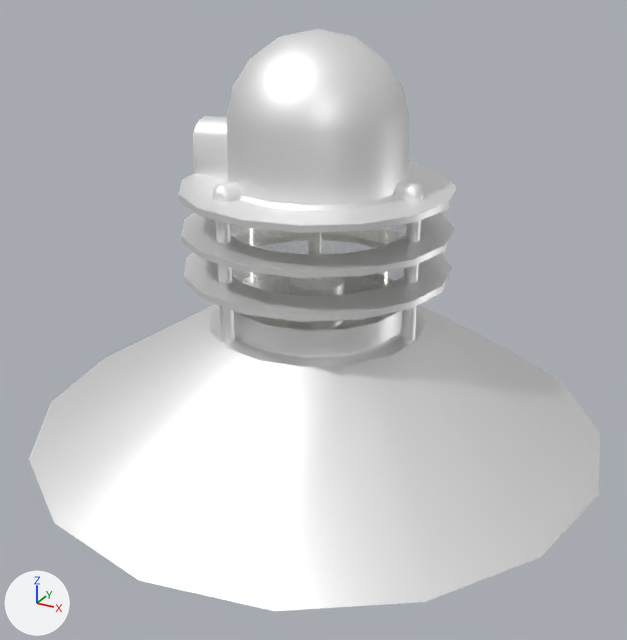
One commit to the glTF model GLBFiles/Beleuchtung/Lampen/Nyhavn_Park.glb: the scene before it, then after it.
Camera for both pictures: a 50 mm lens placed at (0.663, -0.919, 0.236), pointed at (0.174, -0.031, -0.208). Arrows for +X, +Y and +Z are at lower left; the lights stay in place. The picture after the commit comes second. Where no turn or scale is listed for an object, it has been applied to the vertices.
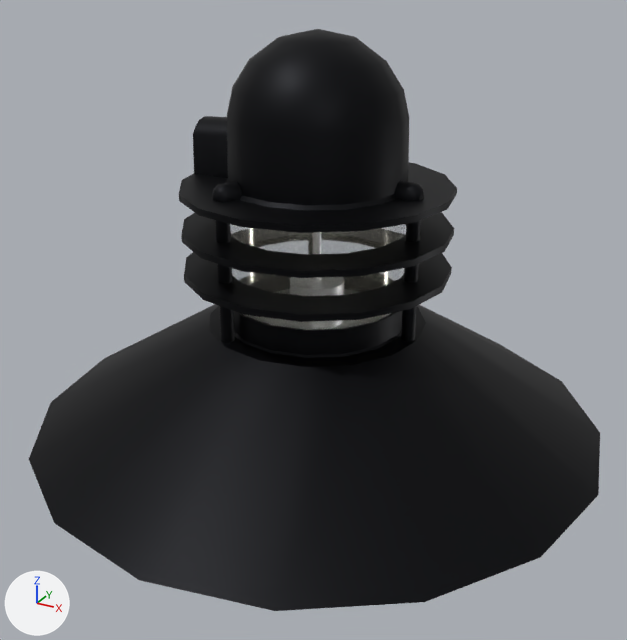
Boxes [x1, y1, x2, y2] around the edits, measured in the pictures (627 x 640 px):
'BezierCurve.002', surface changed (white to black): [29, 29, 600, 611] in both
'Cylinder.001', surface changed: [215, 220, 421, 343] in both
'Cylinder.002', surface changed (white to black): [193, 116, 228, 178] in both
'Sphere', surface changed (white to black): [212, 181, 424, 202] in both

The change, as a diff of the scene's bpy script:
```diff
--- a/GLBFiles/Beleuchtung/Lampen/Nyhavn_Park.glb.py
+++ b/GLBFiles/Beleuchtung/Lampen/Nyhavn_Park.glb.py
@@ img_ral_9005_tiefschwarz @@
+img_ral_9005_tiefschwarz = load_image('RAL_9005_Tiefschwarz', '_unpacked/RAL_9005_Tiefschwarz', 16, 16, 'sRGB')
@@ mat_tiefschwarz @@
 mat_tiefschwarz = principled_material('Tiefschwarz')
-mat_tiefschwarz.base_color = (1.0, 1.0, 1.0)  # white #ffffff
+mat_tiefschwarz.texture = img_ral_9005_tiefschwarz
 mat_tiefschwarz.metallic = 0.8
```
